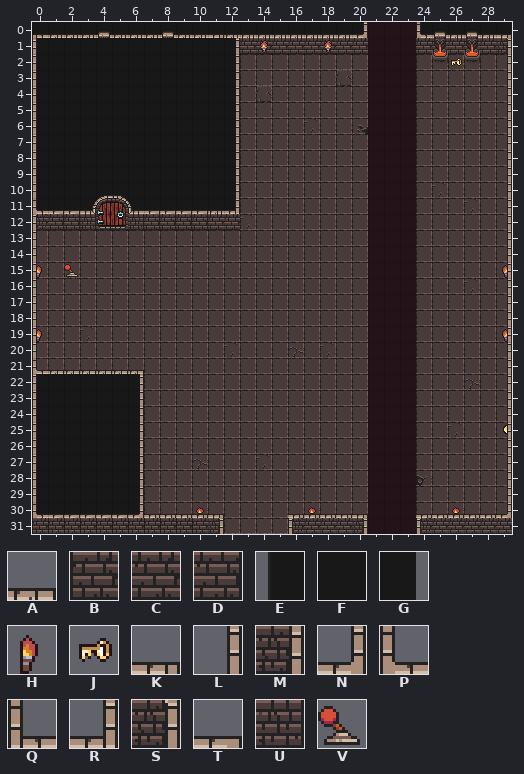
Tiled map (JSON): src/assets/map/map.json. The first picture shows the starting point.
Cells are 16x16 px. Shown: x 0..29, y 0..31.
Key: from "sprites": A 3, B 23, C 24, D 25, E 55, F 56, G 57, H 99, J 101, K 157, L 176, M 179, N 180, P 181, Q 200, R 201, S 202, T 224, U 227, V 269.
_ is an empty cell, # one hidden under a higher layer.
Layers that did not change in this view are not listed.
Layer "Walls" before, first column x 1:
 0 ######_########
 1 ###########SCCC
 2 ___#___#___L___
 3 _____#_____L___
 4 ___#___#___L___
 5 _#_______#_L___
 6 _#___#___#_L___
 7 _#_______#_L___
 8 ___________L___
 9 ___________L___
10 ___________L___
11 ###__######R___
12 DDU__UDDDDCC___
13 _______________
14 _______________
15 _______________
16 _______________
17 _______________
18 _______________
19 _______________
20 _______________
21 AAAAAA_________
22 #####M_________
23 _____L_________
24 _____L_________
25 _____L_________
26 _____L_________
27 _____L_________
28 _____L_________
29 _____L_________
30 #####NKKKKK____
31 BBBBBBBBBBS____
Layer "Fog" before, first column x 0:
 0 ______________________
 1 EFFFFFFFFFFFG_________
 2 EFFFFFFFFFFFG_________
 3 EFFFFFFFFFFFG_________
 4 EFFFFFFFFFFFG_________
 5 EFFFFFFFFFFFG_________
 6 EFFFFFFFFFFFG_________
 7 EFFFFFFFFFFFG_________
 8 EFFFFFFFFFFFG_________
 9 EFFFFFFFFFFFG_________
10 EFFFFFFFFFFFG_________
11 EFFFFFFFFFFFG_________
12 ______________________
13 ______________________
14 ______________________
15 ______________________
16 ______________________
17 ______________________
18 ______________________
19 ______________________
20 ______________________
21 ______________________
22 EFF___G_______________
23 EFF___G_______________
24 EFFFFFG_______________
25 EFFFFFG_______________
26 EFFFFFG_______________
27 EFFFFFG_______________
28 EFFFFFG_______________
29 EFFFFFG_______________
30 EFFFFFG_______________
31 ______________________
Layer "DoorClosed" before, first column x 0:
23 ________________
24 ________________
25 ________________
26 ________________
27 ________________
28 ________________
29 ________________
30 PTTTTTN_________
31 ________________
The result:
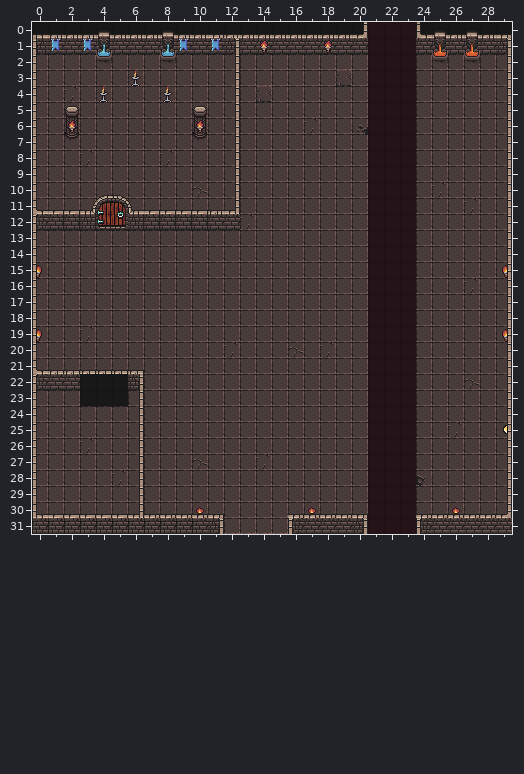
Change:
Layer "Walls":
Tile N gives way to tile R in row 30 at x 6.
The tile that lay hidden is removed in row 6 at x 6.
Layer "Torches":
The tile that lay hidden is removed in row 27 at x 2.
Tile V is removed in row 15 at x 2.
Layer "Teia":
Tile J is removed in row 2 at x 26.
Layer "Fog" (now hidden):
Tile E is removed in rows 1 to 11 at x 0; in rows 22 to 30 at x 0.
Tile F is removed in rows 1 to 10 at x 1 to 11; in row 11 at x 1 to 3 and 6 to 11; in rows 22 to 23 at x 1 to 2; in rows 24 to 30 at x 1 to 5.
Tile G is removed in rows 1 to 11 at x 12; in rows 22 to 30 at x 6.
Layer "DoorClosed":
Tile P gives way to tile Q in row 30 at x 0.
Tile N gives way to tile R in row 30 at x 6.
Changed places in both pictures, as pixel boxes (x1, y1, x2, y2):
removed: (37, 38, 236, 210)
removed: (451, 58, 462, 66)
removed: (64, 264, 78, 277)
changed: (33, 374, 143, 518)
